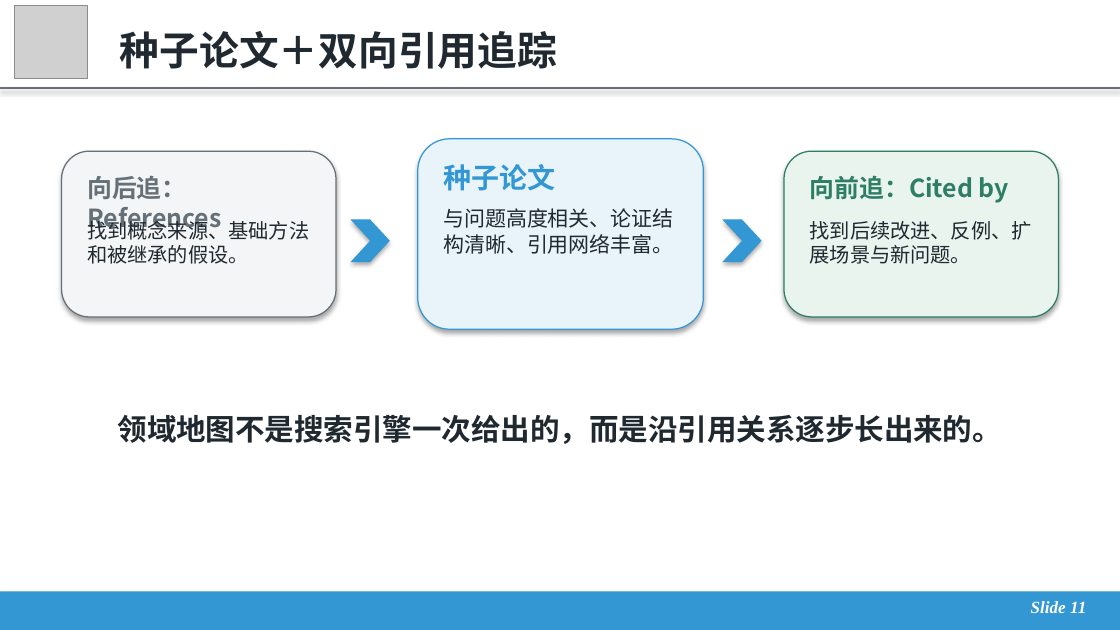
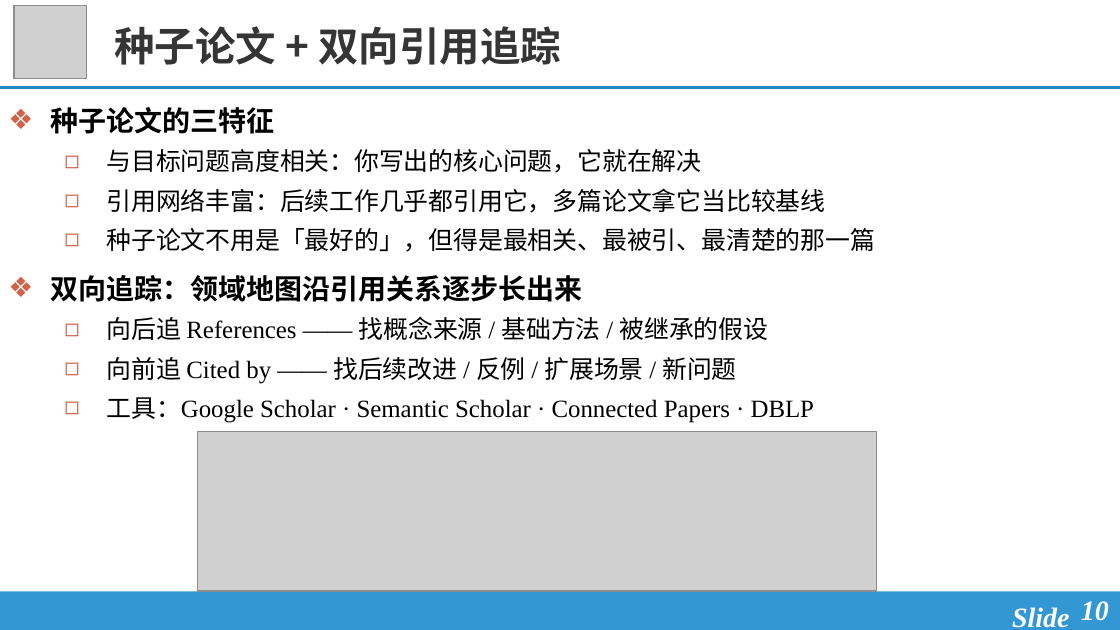
Before and after one commit to xxzhang99/research-training-course, a slide deck: slide 10 of docs/assets/files/lecture-02/slides.pptx (slide 11 before the commit). Drawn at 1120x630 pixels with LibreOffice and Linux fonts; fonts in the diff are those of the drawing; grey boxes stand for pictures. Boxes give left, top, right and bottom in pixels: in the first picture for what was removed or moved away, otherwise in the second. Text is boxed around its words. In the diff, an @@ line names an element or a change of style, - is before the commit and + after.

```diff
--- a/docs/assets/files/lecture-02/slides.pptx
+++ b/docs/assets/files/lecture-02/slides.pptx
@@ title at (114, 26, 561, 65): text changed; size 25.5 to 26 pt; text colour #202830 to #363535 @@
-种子论文＋双向引用追踪
+种子论文 + 双向引用追踪
@@ title "种子论文 + 双向引用追踪" at (114, 26, 561, 65): vertical alignment middle to top @@
@@ rectangle removed at (0, 87, 1120, 88) @@
@@ line added from (0, 87) to (1120, 87), #2486C2 1.75 pt @@
@@ text added at (50, 107, 875, 423), 16 pt, text #000000 @@
+❖ 种子论文的三特征
+  ◻ 与目标问题高度相关：你写出的核心问题，它就在解决
+  ◻ 引用网络丰富：后续工作几乎都引用它，多篇论文拿它当比较基线
+  ◻ 种子论文不用是「最好的」，但得是最相关、最被引、最清楚的那一篇
+❖ 双向追踪：领域地图沿引用关系逐步长出来
+  ◻ 向后追 References —— 找概念来源 / 基础方法 / 被继承的假设
+  ◻ 向前追 Cited by —— 找后续改进 / 反例 / 扩展场景 / 新问题
+  ◻ 工具：Google Scholar · Semantic Scholar · Connected Papers · DBLP
@@ rounded rectangle removed at (418, 139, 703, 329) @@
@@ rounded rectangle removed at (62, 151, 336, 317) @@
@@ text removed at (87, 176, 221, 233) @@
-向后追：References
@@ text removed at (444, 164, 556, 191) @@
-种子论文
@@ rounded rectangle removed at (784, 151, 1058, 317) @@
@@ text removed at (810, 175, 1009, 203) @@
-向前追：Cited by
@@ text removed at (444, 208, 674, 254) @@
-与问题高度相关、论证结构清晰、引用网络丰富。
@@ text removed at (87, 217, 309, 264) @@
-找到概念来源、基础方法和被继承的假设。
@@ chevron removed at (351, 220, 390, 262) @@
@@ chevron removed at (722, 220, 762, 262) @@
@@ text removed at (810, 221, 1032, 264) @@
-找到后续改进、反例、扩展场景与新问题。
@@ text removed at (118, 415, 1002, 444) @@
-领域地图不是搜索引擎一次给出的，而是沿引用关系逐步长出来的。
@@ picture added at (197, 431, 876, 591) @@
@@ rectangle at (0, 591, 1120, 630): shadow off @@
@@ text "Slide" at (1012, 607, 1069, 628): vertical alignment middle to top @@
@@ text at (1012, 607, 1069, 628): text changed; size 11 to 18 pt @@
-Slide 11
+Slide
@@ page number added at (1081, 601, 1109, 621), 18 pt, text #FFFFFF, bold, italic @@
+10
```
Also in this commit, not shown: 4 other slides changed, 23 slides added, 35 slides removed, 14 other files.
